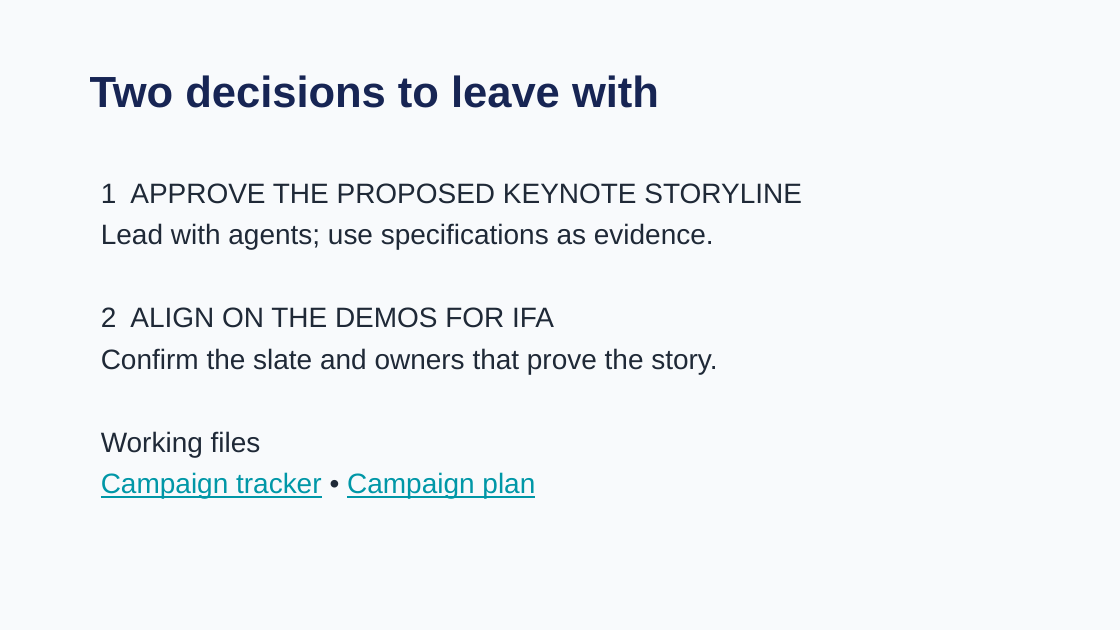
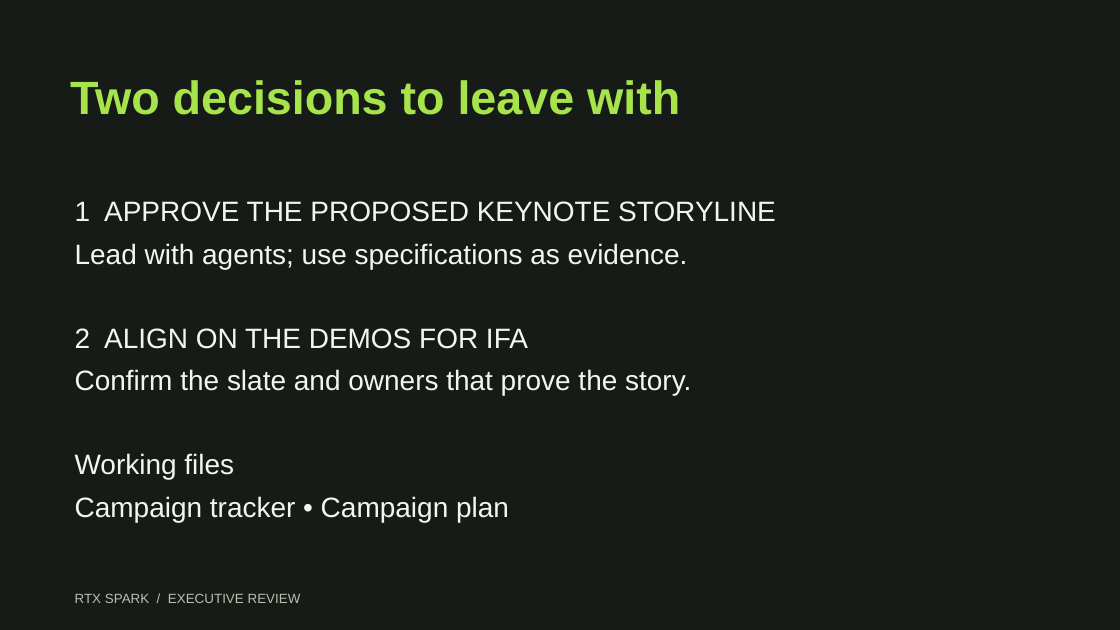
Before and after one commit to CalebJKim/chief-of-staff-agent, a slide deck: slide 10 of demo/templates/rtx-spark-exec-review.pptx. Drawn at 1120x630 pixels with LibreOffice and Linux fonts; fonts in the diff are those of the drawing. Boxes give left, top, right and bottom in pixels: in the first picture for what was removed or moved away, otherwise in the second. Text is boxed around its words. In the diff, an @@ line names an element or a change of style, - is before the commit and + after.

Commit message:
Refine Chief of Staff demo workflow and validate tracker and draft actions

```diff
--- a/demo/templates/rtx-spark-exec-review.pptx
+++ b/demo/templates/rtx-spark-exec-review.pptx
@@ background #F8FAFC to #171B18 @@
@@ text "Two decisions to leave with": place and size @@
-text "Two decisions to leave with" at [90, 75, 659, 108]
+text "Two decisions to leave with" at [70, 80, 680, 115]
@@ text "Two decisions to leave with" at [70, 80, 680, 115]: size 28 to 30 pt, text colour #172554 to #A7E34B; line spacing 1.05 to 1.08 @@
@@ text "1 APPROVE THE PROPOSED KEYNOTE ...": place and size @@
-text "1 APPROVE THE PROPOSED KEYNOTE ..." at [101, 183, 802, 498]
+text "1 APPROVE THE PROPOSED KEYNOTE ..." at [75, 201, 776, 522]
@@ text "1 APPROVE THE PROPOSED KEYNOTE ..." at [75, 201, 776, 522]: text colour #1F2937 to #F3F6EF in "1 APPROVE THE PROPOSED KEYNOTE STORYLINE", "Lead with agents; use specifications as evidence.", "2 ALIGN ON THE DEMOS FOR IFA", "Confirm the slate and owners that prove ..." and 2 more places; text colour #0097A7 to #F3F6EF, underline off in "Campaign tracker Campaign plan"; line spacing 1.05 to 1.08 @@
@@ text added at [75, 593, 301, 603], 8.6 pt, text #B5C2AE @@
+RTX SPARK / EXECUTIVE REVIEW
```
Also in this commit, not shown: 5 other slides changed, 4 slides added, 4 slides removed, 26 other files.
